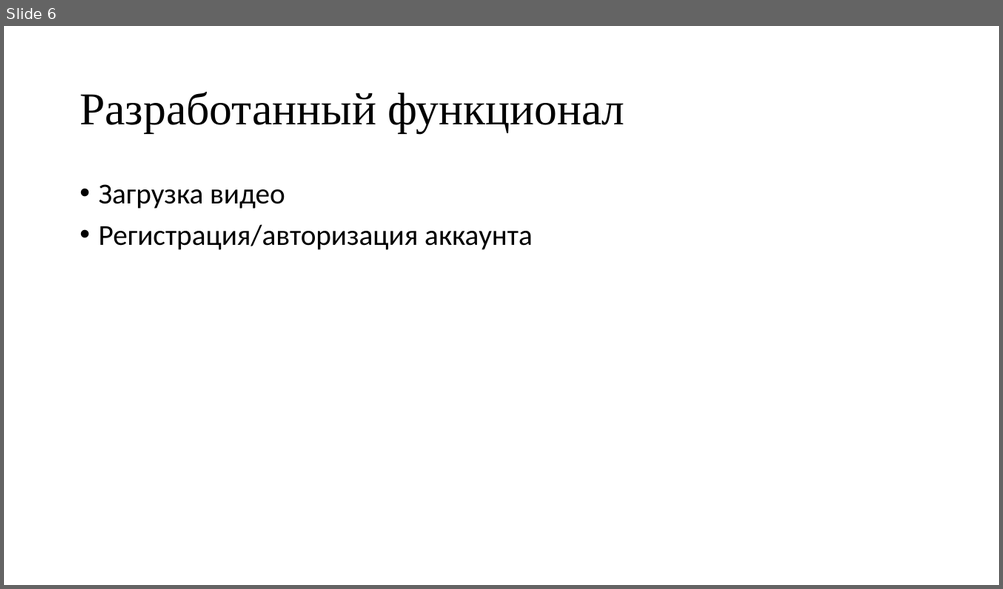
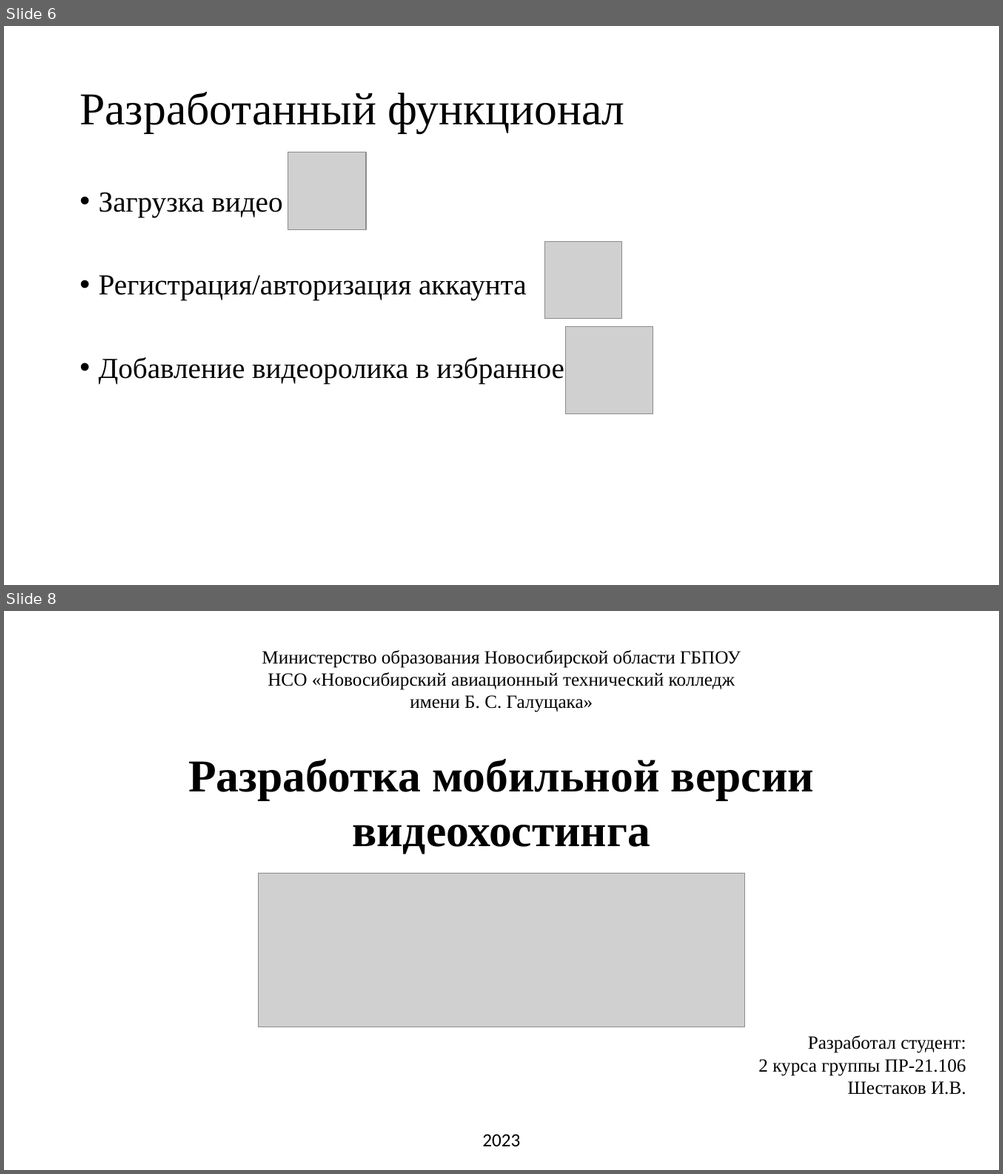
Before and after one commit to Shivronin/Cursa4, a slide deck: Презентация.pptx. Shown one above the other, each under a label of ours: slide 6 before the commit, slides 6 and 8 after it; the slides between them are not shown. The pictures are 1003x589 and 1003x1174 pixels, drawn with LibreOffice and Linux fonts; fonts in the diff are those of the drawing; grey boxes stand for pictures. Boxes give left, top, right and bottom in pixels: in the first picture for what was removed or moved away, otherwise in the second. Text is boxed around its words. In the diff, an @@ line names an element or a change of style, - is before the commit and + after.

```diff
--- a/Презентация.pptx
+++ b/Презентация.pptx
@@ slide 8 added at bbox=[4, 611, 999, 1170], background #FFFFFF @@
@@ text added at bbox=[262, 650, 740, 712], 18 pt, text #000000 @@
+Министерство образования Новосибирской области ГБПОУ НСО «Новосибирский авиационный технический колледж имени Б. С. Галущака»
@@ text added at bbox=[188, 759, 814, 854], 44 pt, text #000000, bold @@
+Разработка мобильной версии видеохостинга
@@ picture added at bbox=[259, 874, 745, 1028] @@
@@ text added at bbox=[758, 1036, 966, 1095], 18 pt, text #000000 @@
+Разработал студент:
+2 курса группы ПР-21.106
+Шестаков И.В.
@@ text added at bbox=[482, 1134, 520, 1147], 18 pt, text #000000 @@
+2023
@@ slide 6 changed as well @@
@@ picture added at bbox=[288, 152, 366, 230] @@
@@ text "Загрузка видео": place and size @@
-text "Загрузка видео" at bbox=[99, 184, 532, 250]
+text "Загрузка видео" at bbox=[99, 192, 564, 384]
@@ text at bbox=[99, 192, 526, 301]: font Calibri to Times New Roman in "Загрузка видео", "Регистрация/авторизация аккаунта" @@
@@ picture added at bbox=[545, 241, 622, 318] @@
@@ picture added at bbox=[566, 326, 653, 414] @@
@@ text at bbox=[99, 358, 564, 384]: paragraph added @@
+• Добавление видеоролика в избранное
```
Also in this commit, not shown: 4 other slides changed, 2 other slides added, 6 slides removed, 1 other file.
